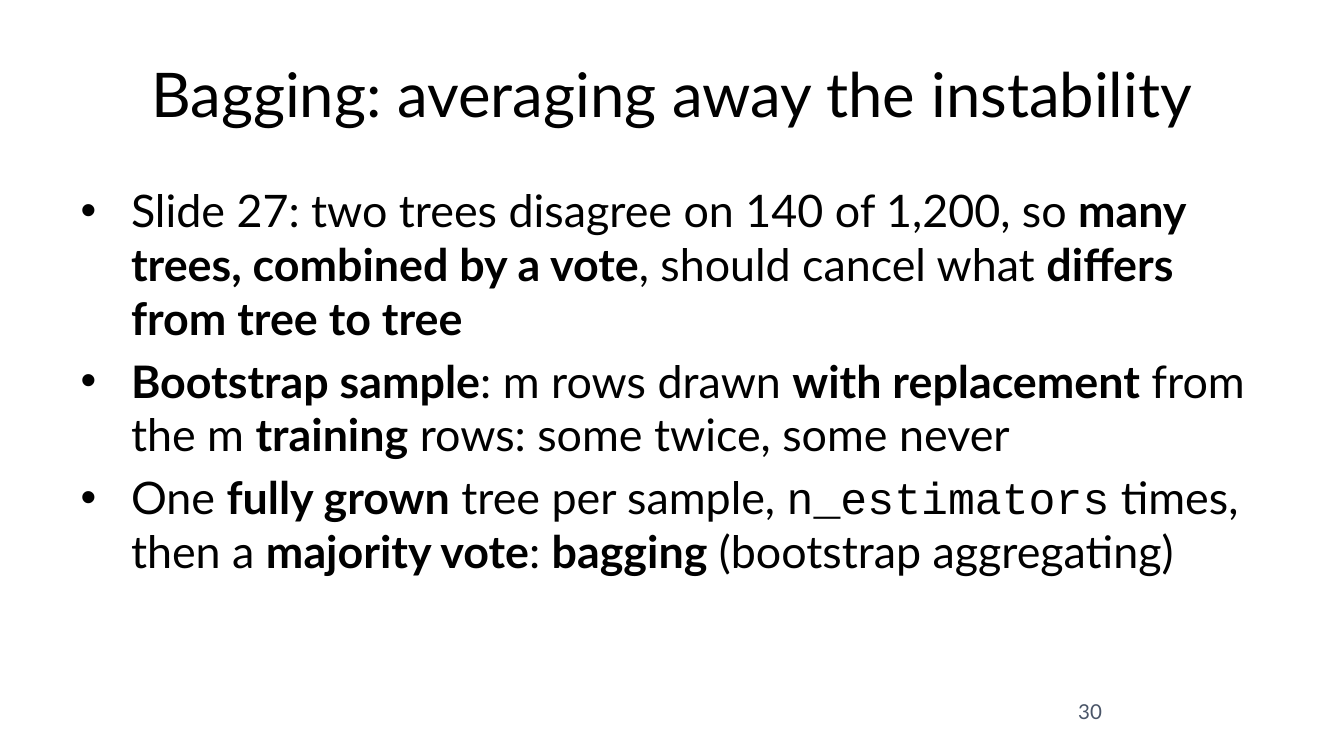
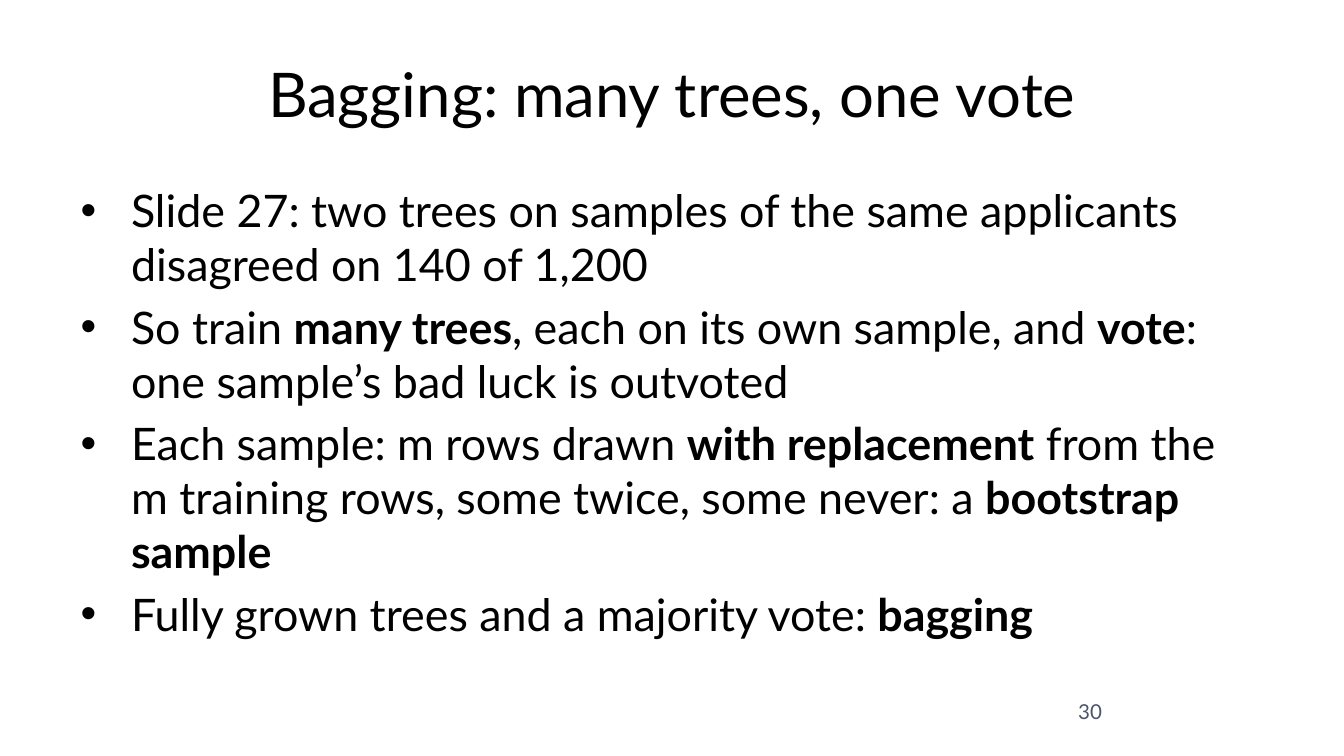
Before and after one commit to fabioantonini/technologies-for-artificial-intelligence, a slide deck: slide 30 of Lessons/07_trees_and_ensembles/Slides/trees_and_ensembles_slides.pptx. Drawn at 1344x756 pixels with LibreOffice and Linux fonts; fonts in the diff are those of the drawing; background and template pictures are left out. Boxes give left, top, right and bottom in pixels: in the first picture for what was removed or moved away, otherwise in the second. Text is boxed around its words. In the diff, an @@ line names an element or a change of style, - is before the commit and + after.

```diff
--- a/Lessons/07_trees_and_ensembles/Slides/trees_and_ensembles_slides.pptx
+++ b/Lessons/07_trees_and_ensembles/Slides/trees_and_ensembles_slides.pptx
@@ title at box(268, 72, 1076, 129): text changed @@
-Bagging: averaging away the instability
+Bagging: many trees, one vote
@@ text at box(131, 194, 1216, 640): text changed @@
-• Slide 27: two trees disagree on 140 of 1,200, so many trees, combined by a vote, should cancel what differs from tree to tree
-• Bootstrap sample: m rows drawn with replacement from the m training rows: some twice, some never
-• One fully grown tree per sample, n_estimators times, then a majority vote: bagging (bootstrap aggregating)
+• Slide 27: two trees on samples of the same applicants disagreed on 140 of 1,200
+• So train many trees, each on its own sample, and vote: one sample’s bad luck is outvoted
+• Each sample: m rows drawn with replacement from the m training rows, some twice, some never: a bootstrap sample
+• Fully grown trees and a majority vote: bagging
```
Also in this commit, not shown: 12 other slides changed, 2 slides added, 1 slide removed, 12 other files.
